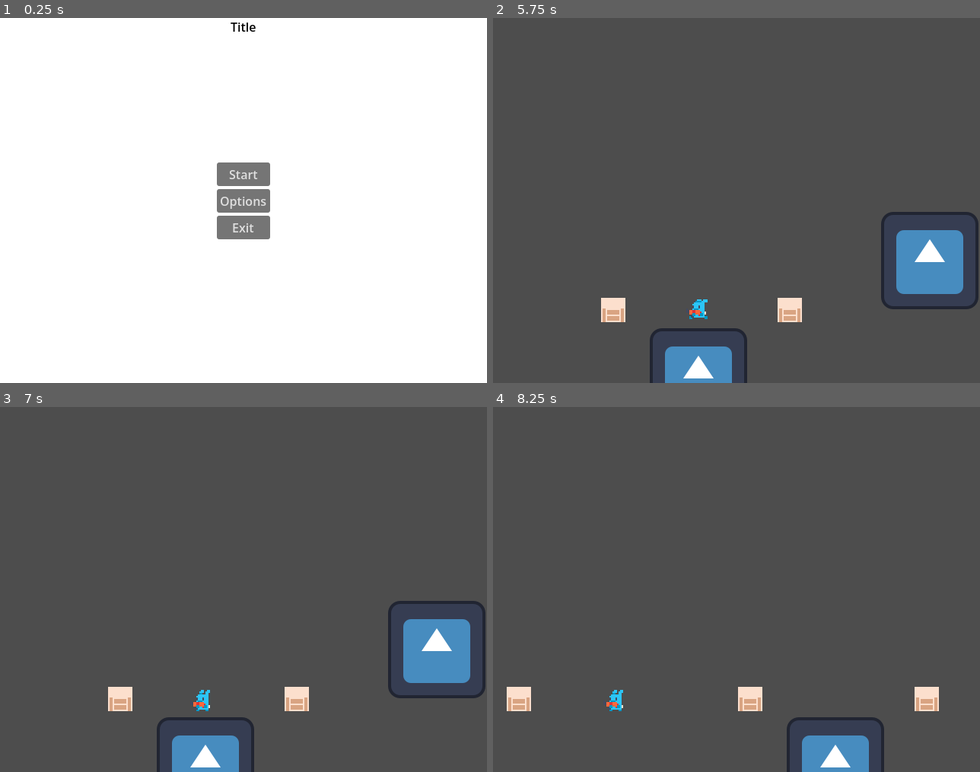
Above: before the commit, frames 1-4 (two rows, left to right).
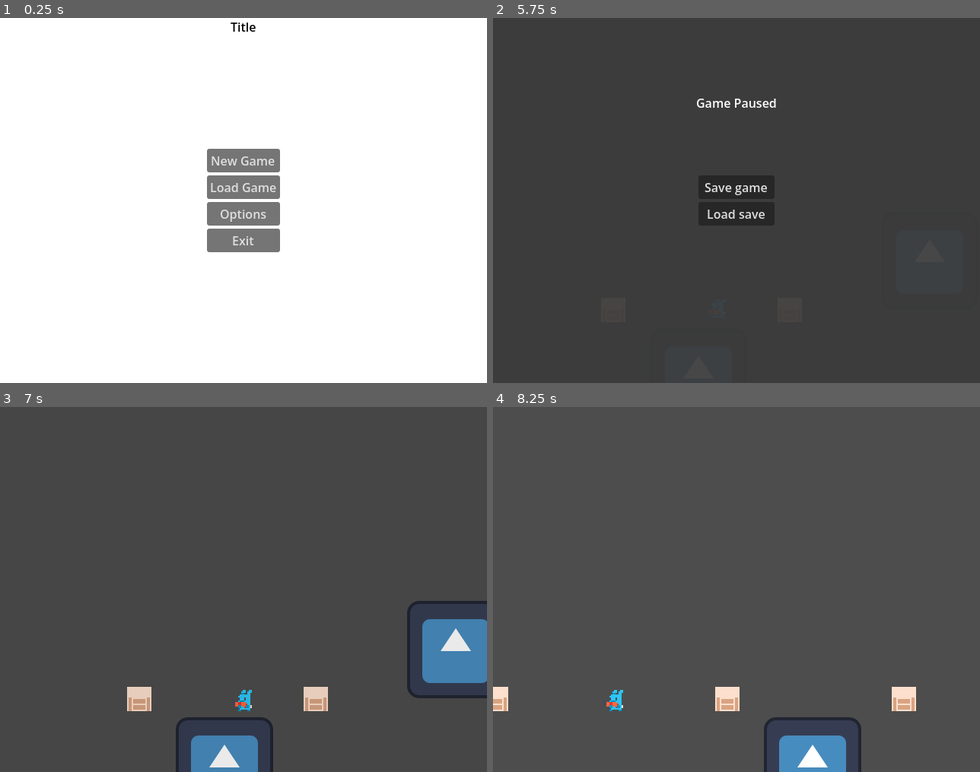
Above: after the commit, the same moments.

Repository: Magistratus-Studio/goedwareJam
Game: Godot game, scene res://cenas/menuInicial.tscn
The game is run twice, just before and just after one commit, with the same random seed, the same clock (stepped at 60 frames per second) and the same inputs. The engine's default icon, where the game draws it, is replaced by a stand-in: a white triangle on a blue panel in a dark square.
Inputs (mouse positions are in pixels of both pictures, inside the frame that each line leads up to):
- Up to frame 1 (0.25 s): no input
- Up to frame 2 (5.75 s): click (736, 185) at 0.5 s, where only the run after the commit has a clickable "Load Game"; click "Start" (after the commit: "New Game") at 1.25 s; tap Enter at 2 s; move the mouse to (843, 182) at 2.02 s; hold D (move_right) 2.03-2.78 s; hold F (interact) 2.03-2.78 s; click (843, 182) at 2.17 s; move the mouse to (639, 218) at 2.77 s; hold A (move_left) 2.78-3.53 s; tap Tab at 2.85, 5.1 s; move the mouse to (785, 120) at 3.52 s; hold D (move_right) 3.53-5.03 s; tap Delete at 3.6 s; move the mouse to (712, 273) at 4.27 s; tap F (interact) at 4.35 s; click (712, 273) at 4.42 s; move the mouse to (882, 255) at 5.02 s; hold A (move_left) from 5.03 s (still down); tap Escape (pause) at 5.65 s
- Up to frame 3 (7 s): release A (move_left) at 5.75 s; click (243, 574) at 5.75 s, where only the run after the commit has a clickable "Save game"; click (243, 604) at 6.5 s, where only the run after the commit has a clickable "Load save"
- Up to frame 4 (8.25 s): move the mouse to (590, 534) at 7.27 s; hold A (move_left) from 7.28 s (still down); tap Delete at 7.35 s; move the mouse to (760, 589) at 8.02 s; hold F (interact) from 8.03 s (still down); click (760, 589) at 8.17 s

The runs differ from the first frame. In frame 1, 2.6% of the frame differs, in the area x 42-58%, y 35-65%; in frame 2, 6.7%, in the area x 22-97%, y 22-100%; in frame 3, 5.2%; in frame 4, 3.4%.

Commit message:
feat: adiciona save

Diff:
--- a/goedware-jam/assets/localization.csv
+++ b/goedware-jam/assets/localization.csv
@@ -1,6 +1,6 @@
 keys,en,pt_BR
 TITLE,"Title","Titulo"
-START_BUTTON,"Start","Começar"
+START_BUTTON,"New Game","Novo Jogo"
 CONFIG_BUTTON,"Options","Configurações"
 EXIT_BUTTON,"Exit","Sair"
 INTERECT_ENTER_SQUARE,"[F] Go to the square","[F] Ir para praça"
@@ -15,3 +15,7 @@
 INTERECT_CHANGE_TO_NIGHT,"[F] Rest until night","[F] Descansar até a noite"
 INTERECT_CHANGE_TO_DAY,"[F] Rest for the remainder of the night.","[F] Descansar o restante da noite"
 INTERECT_CHANGE_COOLDOWN,"Not yet tired enought","Não estou cansado o suficiente"
+SAVE,"Save game","Salvar jogo"
+LOAD,"Load save","Carregar jogo"
+PAUSED,"Game Paused","Jogo Pausado"
+CONTINUE_BUTTON,"Load Game","Carregar Jogo"
--- a/goedware-jam/cenas/areas/area_transition.gd
+++ b/goedware-jam/cenas/areas/area_transition.gd
@@ -62,7 +62,7 @@
 func _placePlayer() -> void:
 	if name != AreaLimitController.targetTransition:
 		return
-	PlayerController. setPlayerPos(global_position + AreaLimitController.positionOffset)
+	PlayerController.setPlayerPos(global_position + AreaLimitController.positionOffset)
 
 func getOffset() -> Vector2:
 	var offset = Vector2.ZERO
--- a/goedware-jam/cenas/mainScene.tscn
+++ b/goedware-jam/cenas/mainScene.tscn
@@ -6,7 +6,7 @@
 [ext_resource type="Script" uid="uid://2nf8ulevhsld" path="res://scripts/states/state_night.gd" id="3_wthhn"]
 [ext_resource type="PackedScene" uid="uid://b1brwg3lrtt7m" path="res://cenas/areas/praca.tscn" id="6_d3vd7"]
 
-[node name="MainScene" type="Node" unique_id=605569138]
+[node name="MainScene" type="Node2D" unique_id=357298009]
 script = ExtResource("1_6rt3q")
 
 [node name="StateMachine" type="Node" parent="." unique_id=1368665619 node_paths=PackedStringArray("initialState")]
--- a/goedware-jam/cenas/main_scene.gd
+++ b/goedware-jam/cenas/main_scene.gd
@@ -1,14 +1,19 @@
-extends Node
+extends Node2D
 
 func _enter_tree() -> void:
-	# Garante que a instância do Player exista antes do _ready() da Area filha e do playerSpawn
+	if SaveController.is_loading_from_menu:
+		hide()
 	PlayerController.addPlayerInstance()
 
 func _ready() -> void:
-	# Aguarda um frame para todas as AreaTransition filhas entrarem no await e libera o monitoramento
 	await get_tree().process_frame
-	AreaLimitController.areaLoaded.emit()
+	if SaveController.is_loading_from_menu:
+		SaveController.is_loading_from_menu = false
+		SaveController.applySaveData()
+		await AreaLimitController.areaLoadStarted
+		show()
+	else:
+		AreaLimitController.areaLoaded.emit()
 
 func _exit_tree() -> void:
-	# Opcional: limpa o player caso você volte da mainScene para o menuInicial
 	PlayerController.removePlayerInstance()
--- a/goedware-jam/cenas/menuInicial.tscn
+++ b/goedware-jam/cenas/menuInicial.tscn
@@ -56,6 +56,11 @@
 theme = ExtResource("3_qqkno")
 text = "START_BUTTON"
 
+[node name="ContinueButton" type="Button" parent="HBoxContainer" unique_id=439698373]
+layout_mode = 2
+theme = ExtResource("3_qqkno")
+text = "CONTINUE_BUTTON"
+
 [node name="ConfigButton" type="Button" parent="HBoxContainer" unique_id=586312924]
 layout_mode = 2
 text = "CONFIG_BUTTON"
@@ -65,5 +70,6 @@
 text = "EXIT_BUTTON"
 
 [connection signal="pressed" from="HBoxContainer/StartButton" to="." method="_on_start_button_pressed"]
+[connection signal="pressed" from="HBoxContainer/ContinueButton" to="." method="_on_continue_button_pressed"]
 [connection signal="pressed" from="HBoxContainer/ConfigButton" to="." method="_on_config_button_pressed"]
 [connection signal="pressed" from="HBoxContainer/ExitButton" to="." method="_on_exit_button_pressed"]
--- a/goedware-jam/cenas/menu_inicial.gd
+++ b/goedware-jam/cenas/menu_inicial.gd
@@ -7,6 +7,14 @@
 	get_tree().change_scene_to_packed(mainScene)
 
 
+func _on_continue_button_pressed() -> void:
+	if SaveController.loadGameData():
+		SaveController.is_loading_from_menu = true
+		get_tree().change_scene_to_packed(mainScene)
+	else:
+		print("Nenhum jogo guardado para carregar.")
+
+
 func _on_config_button_pressed() -> void:
 	pass # Replace with function body.
 
--- /dev/null
+++ b/goedware-jam/gui/pause_menu/pause_menu.gd
@@ -0,0 +1,49 @@
+extends CanvasLayer
+
+@onready var save_button: Button = $VBoxContainer/SaveButton
+@onready var load_button: Button = $VBoxContainer/LoadButton
+
+var isPaused: bool = false
+
+func _ready() -> void:
+	hidePauseMenu()
+	if not save_button.pressed.is_connected(_onSavePressed):
+		save_button.pressed.connect(_onSavePressed)
+	if not load_button.pressed.is_connected(_onLoadPressed):
+		load_button.pressed.connect(_onLoadPressed)
+
+func _unhandled_input(event: InputEvent) -> void:
+	if event.is_action_pressed("pause"):
+		if get_tree().current_scene.name != "MainScene":
+			return
+
+		get_viewport().set_input_as_handled()
+		if not isPaused:
+			showPauseMenu()
+		else:
+			hidePauseMenu()
+
+func showPauseMenu() -> void:
+	get_tree().paused = true
+	show()
+	isPaused = true
+	#save_button.grab_focus()
+
+func hidePauseMenu() -> void:
+	get_tree().paused = false
+	hide()
+	isPaused = false
+
+func _onSavePressed() -> void:
+	if not isPaused: return
+	SaveController.saveGame()
+	#mostrar aviso falando que salvou
+
+func _onLoadPressed() -> void:
+	if not isPaused: return
+	if SaveController.loadGameData():
+		SaveController.applySaveData()
+		hidePauseMenu() # IMPORTANTE: Tira a pausa do jogo para a transição funcionar
+		# Aqui pode mostrar um aviso de sucesso
+	else:
+		print("Nenhum ficheiro de gravação encontrado.")
--- /dev/null
+++ b/goedware-jam/gui/pause_menu/pause_menu.tscn
@@ -0,0 +1,52 @@
+[gd_scene format=3 uid="uid://b51051t82slj1"]
+
+[ext_resource type="Script" uid="uid://c6fvsfsgm835d" path="res://gui/pause_menu/pause_menu.gd" id="1_rwe7i"]
+
+[node name="PauseMenu" type="CanvasLayer" unique_id=1388423821]
+process_mode = 3
+script = ExtResource("1_rwe7i")
+
+[node name="Control" type="ColorRect" parent="." unique_id=1121035166]
+anchors_preset = 15
+anchor_right = 1.0
+anchor_bottom = 1.0
+grow_horizontal = 2
+grow_vertical = 2
+color = Color(0.23137255, 0.23137255, 0.23137255, 0.9411765)
+
+[node name="VBoxContainer" type="VBoxContainer" parent="." unique_id=2038606963]
+custom_minimum_size = Vector2(100, 0)
+anchors_preset = 8
+anchor_left = 0.5
+anchor_top = 0.5
+anchor_right = 0.5
+anchor_bottom = 0.5
+offset_left = -20.0
+offset_top = -20.0
+offset_right = 20.0
+offset_bottom = 20.0
+grow_horizontal = 2
+grow_vertical = 2
+
+[node name="SaveButton" type="Button" parent="VBoxContainer" unique_id=2067517877]
+layout_mode = 2
+text = "SAVE"
+
+[node name="LoadButton" type="Button" parent="VBoxContainer" unique_id=1712227131]
+layout_mode = 2
+text = "LOAD"
+
+[node name="Label" type="Label" parent="." unique_id=1102193982]
+anchors_preset = -1
+anchor_left = 0.5
+anchor_top = 0.23200001
+anchor_right = 0.5
+anchor_bottom = 0.23200001
+offset_left = -20.0
+offset_top = -11.360001
+offset_right = 20.0
+offset_bottom = 11.639999
+grow_horizontal = 2
+text = "PAUSED"
+horizontal_alignment = 1
+metadata/_edit_use_anchors_ = true
--- a/goedware-jam/project.godot
+++ b/goedware-jam/project.godot
@@ -22,6 +22,8 @@
 SceneTransition="*uid://clbgp1ptmcgur"
 PlayerHud="*uid://dtaip2ryfph8v"
 TimeController="*uid://b017lbvydhgc4"
+SaveController="*uid://bdvgly680lym6"
+PauseMenu="*uid://b51051t82slj1"
 
 [display]
 
--- a/goedware-jam/project_time_tracker.json
+++ b/goedware-jam/project_time_tracker.json
@@ -1,10 +1,10 @@
 {
-  "2D": 9119.155,
+  "2D": 9747.527,
   "3D": 1.109,
   "AFK": 248.774,
   "Asset Store": 176.398,
-  "CSV": 1514.496,
-  "Documentation": 41.501,
-  "Game": 3341.347,
-  "Script": 22990.118
+  "CSV": 1697.504,
+  "Documentation": 194.401,
+  "Game": 3791.874,
+  "Script": 27629.686
 }
--- /dev/null
+++ b/goedware-jam/scripts/SaveController.gd
@@ -0,0 +1,81 @@
+extends Node
+
+const SAVE_PATH = "user://"
+
+signal gameLoaded
+signal gameSaved
+
+var is_loading_from_menu: bool = false
+var is_restoring_save: bool = false
+
+var currentSave: Dictionary = {
+	scenePath = "",
+	player = {
+		posX = 0,
+		posY = 0
+	},
+	period = null,
+	cooldown = 0,
+	items = [],
+	persistence = [],
+	quests = []
+}
+
+func saveGame() -> void:
+	updateSaveData()
+	var file := FileAccess.open(SAVE_PATH + "save.sav", FileAccess.WRITE)
+	var SaveJSON = JSON.stringify(currentSave)
+
+	file.store_line(SaveJSON)
+	gameSaved.emit()
+	print("A guardar o jogo...") # Atualizado
+
+func loadGameData() -> bool:
+	if not FileAccess.file_exists(SAVE_PATH + "save.sav"):
+		return false
+
+	var file := FileAccess.open(SAVE_PATH + "save.sav", FileAccess.READ)
+	var json: JSON = JSON.new()
+	json.parse(file.get_line())
+	currentSave = json.get_data() as Dictionary
+	return true
+
+func applySaveData() -> void:
+	is_restoring_save = true
+	if currentSave.period != null:
+		TimeController.currentPeriod = currentSave.period
+		TimeController.remainingNightCooldown = currentSave.cooldown
+		TimeController.periodChanged.emit(TimeController.currentPeriod)
+
+	AreaLimitController.loadNewArea(currentSave.scenePath, "", Vector2.ZERO)
+	await AreaLimitController.areaLoadStarted
+
+	var playerPos: Vector2 = Vector2(currentSave.player.posX, currentSave.player.posY)
+	PlayerController.setPlayerPos(playerPos)
+
+	await AreaLimitController.areaLoaded
+
+	is_restoring_save = false
+	gameLoaded.emit()
+	print("Jogo carregado!")
+
+func updateSaveData() -> void:
+	updatePlayerData()
+	updateScenePath()
+	updateTimeData()
+
+func updatePlayerData() -> void:
+	var p: Player = PlayerController.player
+	currentSave.player.posX = p.global_position.x
+	currentSave.player.posY = p.global_position.y
+
+func updateScenePath() -> void:
+	var path: String = ""
+	var current_area = get_tree().get_first_node_in_group("areas")
+	if current_area:
+		path = current_area.scene_file_path
+	currentSave.scenePath = path
+
+func updateTimeData() -> void:
+	currentSave.period = TimeController.currentPeriod
+	currentSave.cooldown = TimeController.remainingNightCooldown
--- a/goedware-jam/scripts/states/state_night.gd
+++ b/goedware-jam/scripts/states/state_night.gd
@@ -5,9 +5,12 @@
 var remaining_cooldown: float = 0.0
 
 func enter() -> void:
-	remaining_cooldown = cooldown_duration
 	TimeController.maxNightCooldown = cooldown_duration
-	TimeController.remainingNightCooldown = remaining_cooldown
+	if not SaveController.is_restoring_save:
+		remaining_cooldown = cooldown_duration
+		TimeController.remainingNightCooldown = remaining_cooldown
+	else:
+		remaining_cooldown = TimeController.remainingNightCooldown
 	TimeController.canChangeToDay = false
 
 	if not TimeController.periodChanged.is_connected(_onPeriodChanged):
Not shown, added: goedware-jam/gui/pause_menu/pause_menu.gd.uid
Not shown, added: goedware-jam/scripts/SaveController.gd.uid
